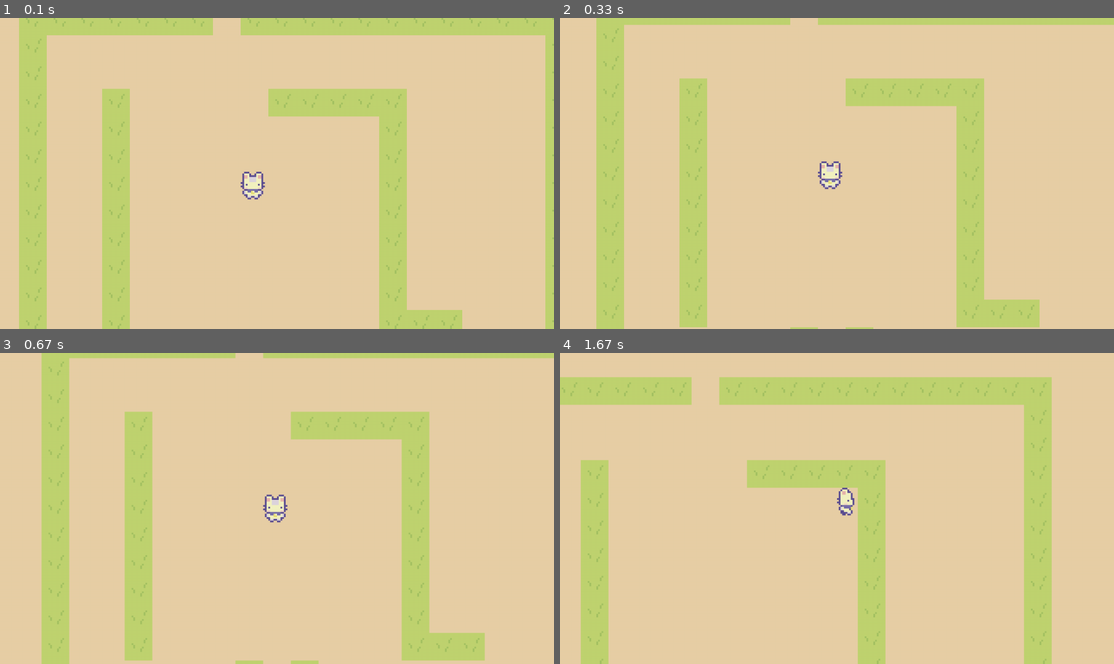
Above: before the commit, frames 1-4 (two rows, left to right).
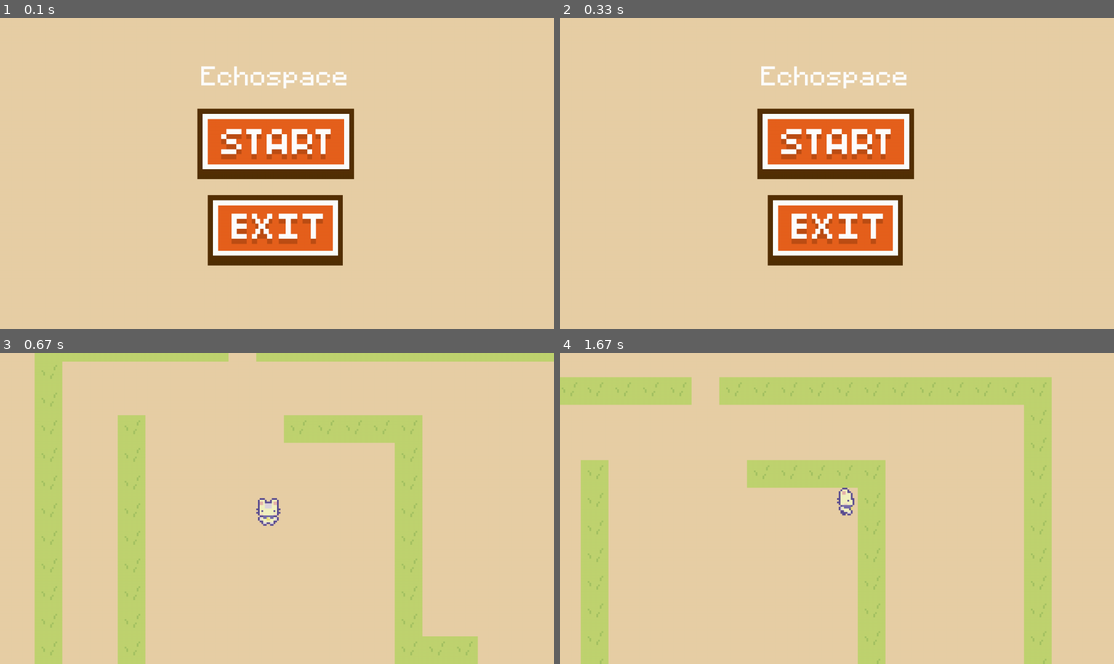
Above: after the commit, the same moments.

Repository: SushiOnToast/pygame-community-spring-jam-2025
Game: pygame game, started from code/main.py
Same seed, same stepped clock (60 frames per second), same inputs: the game is played once before the commit and once after it.
Inputs (mouse positions are in pixels of both pictures, inside the frame that each line leads up to):
- Up to frame 1 (0.1 s): no input
- Up to frame 2 (0.33 s): no input
- Up to frame 3 (0.67 s): press the mouse at (277, 477) at 0.37 s; move the mouse to (304, 527) at 0.47 s; release the mouse at (332, 576) at 0.6 s
- Up to frame 4 (1.67 s): hold D 0.67-1.13 s; move the mouse to (665, 461) at 0.7 s; hold W 1.17-1.47 s; hold D from 1.5 s (still down)

The runs differ from the first frame. In frame 1, 34% of the frame differs, in the area x 3-100%, y 0-100%; in frame 2, 30%; in frame 3, 9.8%; in frame 4, nothing differs.

Commit message:
main menu

Diff:
--- /dev/null
+++ b/code/button.py
@@ -0,0 +1,31 @@
+import pygame
+from settings import *
+
+#button class
+class Button():
+	def __init__(self, x, y, image, scale):
+		width = image.get_width()
+		height = image.get_height()
+		self.image = pygame.transform.scale(image, (int(width * scale), int(height * scale)))
+		self.rect = self.image.get_rect()
+		self.rect.topleft = (x, y)
+		self.clicked = False
+
+	def draw(self, surface):
+		action = False
+		#get mouse position
+		pos = pygame.mouse.get_pos()
+
+		#check mouseover and clicked conditions
+		if self.rect.collidepoint(pos):
+			if pygame.mouse.get_pressed()[0] == 1 and self.clicked == False:
+				self.clicked = True
+				action = True
+
+		if pygame.mouse.get_pressed()[0] == 0:
+			self.clicked = False
+
+		#draw button on screen
+		surface.blit(self.image, (self.rect.x, self.rect.y))
+
+		return action
--- a/code/main.py
+++ b/code/main.py
@@ -1,24 +1,57 @@
 import pygame, sys
 from settings import *
 from level import Level
+import button
 
+pygame.init()
+
+#screen
+SCREEN_WIDTH, SCREEN_HEIGHT = WIDTH * SCALE_FACTOR, HEIGHT * SCALE_FACTOR
+screen = pygame.display.set_mode((SCREEN_WIDTH, SCREEN_HEIGHT))
+pygame.display.set_caption("Pygame Spring Gamejam")
+
+# Font
+font = pygame.font.Font('graphics/font/Minecraftia-Regular.ttf', 50)
+
+# Colors
+TEXT_COL = (255, 255, 255)
+
+# Load button images
+start_img = pygame.image.load("graphics/button/start_btn.png").convert_alpha()
+exit_img = pygame.image.load("graphics/button/exit_btn.png").convert_alpha()
+
+# Create button instances
+start_button = button.Button(456, 210, start_img, 1.3)
+exit_button = button.Button(480, 410, exit_img, 1.3)
+
+# Draw text function
+def draw_text(text, font, text_col, x, y):
+    img = font.render(text, True, text_col)
+    screen.blit(img, (x, y))
+
+#game varibales
+game_paused = False
 
 class Game:
     def __init__(self):
         pygame.init()
         self.display_surface = pygame.Surface((WIDTH, HEIGHT))
-        self.screen = pygame.display.set_mode((WIDTH * SCALE_FACTOR, HEIGHT * SCALE_FACTOR))
-        pygame.display.set_caption('Pygame Spring Gamejam')
+        self.screen = screen
+        #self.screen = pygame.display.set_mode((WIDTH * SCALE_FACTOR, HEIGHT * SCALE_FACTOR))
+        #pygame.display.set_caption('Pygame Spring Gamejam')
         self.clock = pygame.time.Clock()
+        self.playing = False
 
         self.level = Level(self.display_surface)  # Pass display_surface here
 
     def run(self):
+
         while True:
             for event in pygame.event.get():
                 if event.type == pygame.QUIT:
                     pygame.quit()
                     sys.exit()
+
 
             # Draw everything to the display surface first
             self.display_surface.fill(BG_COLOR)
@@ -30,8 +63,37 @@
 
             pygame.display.update()
             self.clock.tick(FPS)
+def main():
+    game = Game()
+    run = True
+
+    while run:
+        screen.fill(BG_COLOR)  # Background color for menu
+
+        if not game.playing:
+            # Draw menu
+            draw_text("Echospace", font, TEXT_COL, 465, 100)
+
+            if start_button.draw(screen):
+                game.playing = True
+
+            if exit_button.draw(screen):
+                run = False
+
+        else:
+            # Run game
+            game.run()
+
+        for event in pygame.event.get():
+            if event.type == pygame.QUIT:
+                run = False
+
+        pygame.display.update()
+        game.clock.tick(FPS)
+
+    pygame.quit()
+    sys.exit()
 
 
-if __name__ == '__main__':
-    game = Game()
-    game.run()
+if __name__ == "__main__":
+    main()
Binary file added: graphics/button/exit_btn.png
Binary file added: graphics/button/start_btn.png
Binary file added: graphics/font/Minecraftia-Regular.ttf
